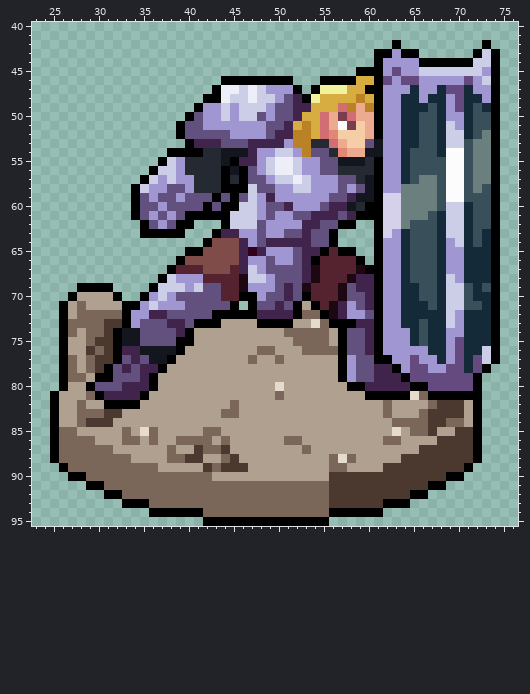
File history of a pixel-art file, packages/client/src/assets/icons{m}/unit-stalwart-vanguard.aseprite. That is the earlier state.
96x96 pixels, 1 frame. Shown: x 23..76, y 40..95.
The result:
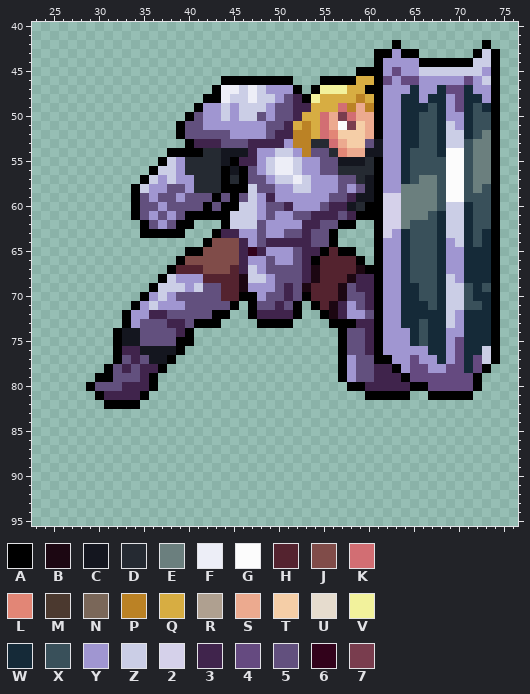
Palette (. is transparent): A #000000  B #1c0712  C #14161f  D #252a32  E #6b7f7e  F #edeef7  G #fcfcfc  H #54232f  J #804c49  K #d26e73  L #e28676  M #4b392f  N #7a6759  P #bb8225  Q #d7ad42  R #afa090  S #ecaa8f  T #f5cea7  U #e6dcce  V #f2f29c  W #152a38  X #39505a  Y #a096d1  Z #cbcee6  2 #d5d1ea  3 #40244c  4 #654a80  5 #62507e  6 #32021b  7 #793d4e
The edit:
layer "Layer 2" now hidden
@@ x 23..76 @@
 68 ..............AZYYYHHHHBZZY5553BHHHB33AYYWXXXWZYWWWA..
-69 .....AAAA....AZZZYZ55HHBYYY535BHHHB533AYYWWXXWZZXWXA..
-70 ....ARRRRA..AYZY55555HHAAY5535AHHHB553AYYWWXXWZZXWWA..
-71 ...ARNRRRRAAYZYYY55555A.A5535ARAHB3Y53AYYWWWXWZZXXWA..
-72 ...ARNNNNNAYY3355555AAAAA3333ANNAB3YY5AYYWWWWWZYWWWA..
-73 ...ANNNNMMAY555335AAARRRRAAAARRUNAAA33AYYWWXWWZYWWWA..
-74 ...ANRNNMACC55553ARRRRRRRRRRNNNNNRA553AYYYWXWWYYWWWA..
-75 ...ARRNMMACC5555AARRRRRRRRRRRNNNNRA553AYYYWXWWY4WWWA..
-76 ...ARRMNMA33CCCCARRRRRRRRNNRRRNNNNA553AYYYYYWWY4WWZA..
-77 ...ANRNMMA535CCARRRRRRRRNRRNRRRRRRAY55AAYY4YYWY4W4ZA..
-78 ...ANRNMA53533ARRRRRRRRRRRRRRRRRRRAY5533AY44YY44W4A...
-79 ...ANNRAA5553ARRRRRRRRRRRRRRRRRRRRAY55333A4444444A....
-80 ...ARRA555333ARRRRRRRRRRRRRURRRRRRRAA33333AA44444A....
-81 ..ARRRNA3333ARRRRRRRRRRRRRRNRRRRRRRRRAAAAAUNAAAAAA....
-82 ..ARRNRRAAAARRRRRRRRRRNRRRRRRRRRRRRRRRRNRRRRNMMMRA....
-83 ..ARRNNNMMRRRRRRRRRRRNNRRRRRRRRRRRRRRRRNRRRNMMMMRA....
-84 ..ARRNMMMRRRRRRRRRRRRRRRRRRRRRRRRRRRRRRRNNNNMMNNRA....
-85 ..ANNRRRRRNRUNRRRRRNNRRRRRRRRRRRRRRRRRRRURNNMRRMMA....
-86 ..ANNNNRRRNNRNRRNNNNRNRRRRRRNNRRRRRRRRRNNRRRRMMMMA....
-87 ..ANNNNNNRRRRRRNRRMNNMRRRRRRRRNRRRRRRRRRRRRMMMMMMA....
-88 ..ANNNNNNNNRRRRNNMMRRNMRRRRRRRRRRNUNRRRRRMMMMMMMMA....
-89 ...ANNNNNNNNNNRRRRRMNMMMRRRRRRRRRNNRRRRMMMMMMMMMA.....
-90 ....AANNNNNNNNNNNNNNRRRRRRRRRRRRRMMMMMMMMMMMMMAA......
-91 ......AANNNNNNNNNNNNNNNNNNNNNNNNNMMMMMMMMMMMAA........
-92 ........AANNNNNNNNNNNNNNNNNNNNNNNMMMMMMMMMAA..........
-93 ..........AAANNNNNNNNNNNNNNNNNNNNMMMMMMAAA............
-94 .............AAAAAANNNNNNNNNNNNNNAAAAAA...............
-95 ...................AAAAAAAAAAAAAA.....................
+69 .............AZZZYZ55HHBYYY535BHHHB533AYYWWXXWZZXWXA..
+70 ............AYZY55555HHAAY5535AHHHB553AYYWWXXWZZXWWA..
+71 ...........AYZYYY55555A.A5535A.AHB3Y53AYYWWWXWZZXXWA..
+72 ..........AYY3355555AA..A3333A..AB3YY5AYYWWWWWZYWWWA..
+73 ..........AY555335AAA....AAAA....AAA33AYYWWXWWZYWWWA..
+74 .........ACC55553A................A553AYYYWXWWYYWWWA..
+75 .........ACC5555AA................A553AYYYWXWWY4WWWA..
+76 .........A33CCCCA.................A553AYYYYYWWY4WWZA..
+77 .........A535CCA..................AY55AAYY4YYWY4W4ZA..
+78 ........A53533A...................AY5533AY44YY44W4A...
+79 .......AA5553A....................AY55333A4444444A....
+80 ......A555333A.....................AA33333AA44444A....
+81 .......A3333A........................AAAAA..AAAAA.....
+82 ........AAAA..........................................
+83 ......................................................
+84 ......................................................
+85 ......................................................
+86 ......................................................
+87 ......................................................
+88 ......................................................
+89 ......................................................
+90 ......................................................
+91 ......................................................
+92 ......................................................
+93 ......................................................
+94 ......................................................
+95 ......................................................
Pixel boxes of the changes (left, top, right, bottom) in both pictures:
erased: (50, 283, 482, 526)
